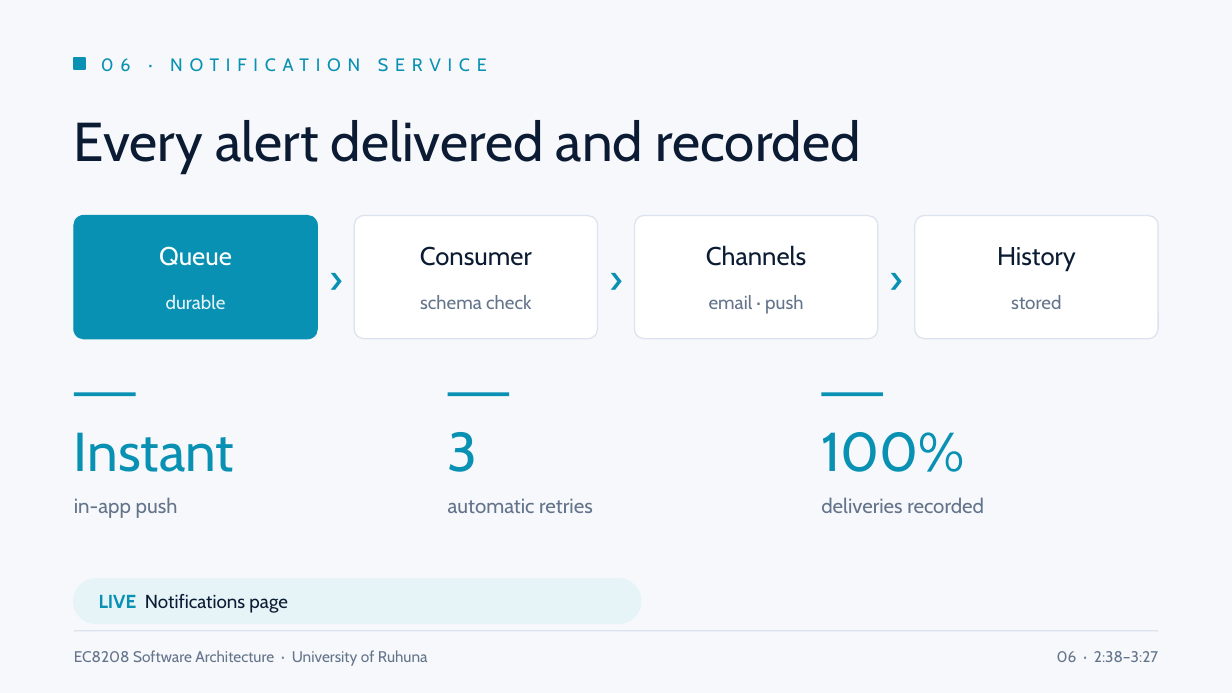
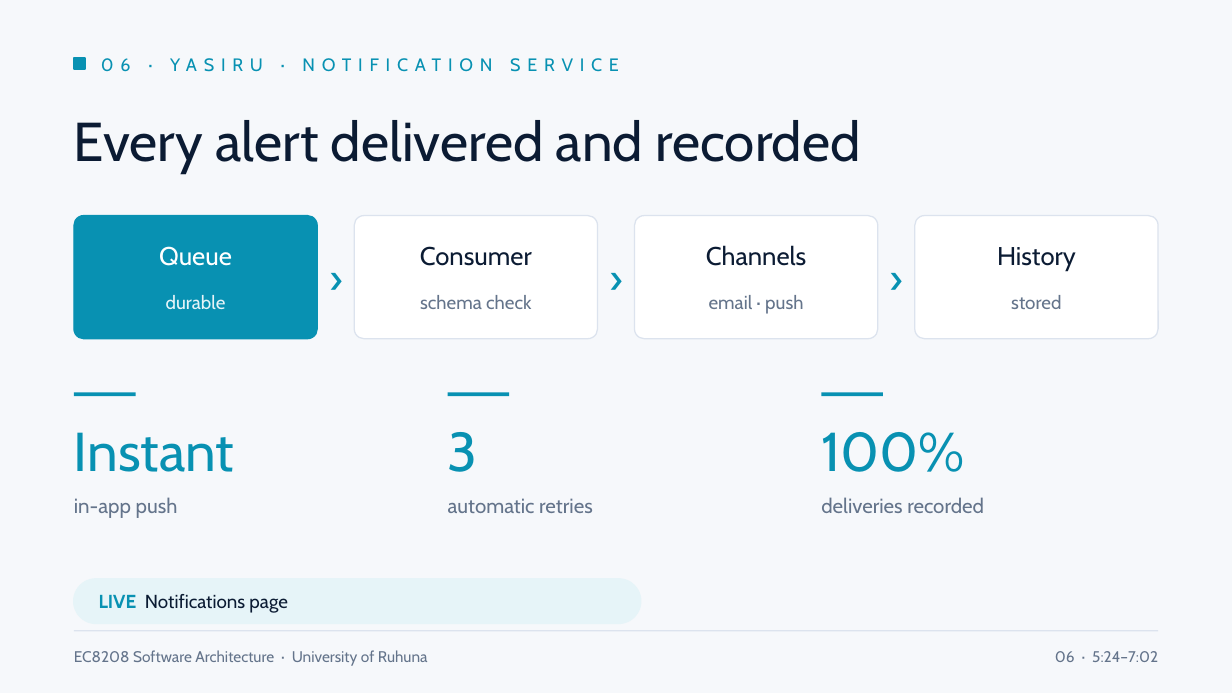
Before and after one commit to CharithManaujayaMUTEC/REOAGMS, a slide deck: slide 6 of deliverables/REOAGMS-Team-Presentation.pptx. Drawn at 1232x693 pixels with LibreOffice and Linux fonts; fonts in the diff are those of the drawing. Boxes give left, top, right and bottom in pixels: in the first picture for what was removed or moved away, otherwise in the second. Text is boxed around its words. In the diff, an @@ line names an element or a change of style, - is before the commit and + after.

```diff
--- a/deliverables/REOAGMS-Team-Presentation.pptx
+++ b/deliverables/REOAGMS-Team-Presentation.pptx
@@ text at <box>101,58,619,72</box>: text changed @@
-06 · NOTIFICATION SERVICE
+06 · YASIRU · NOTIFICATION SERVICE
@@ text at <box>1055,651,1158,662</box>: text changed @@
-06 · 2:38–3:27
+06 · 5:24–7:02
```
Also in this commit, not shown: 7 other slides changed, 9 other files.
